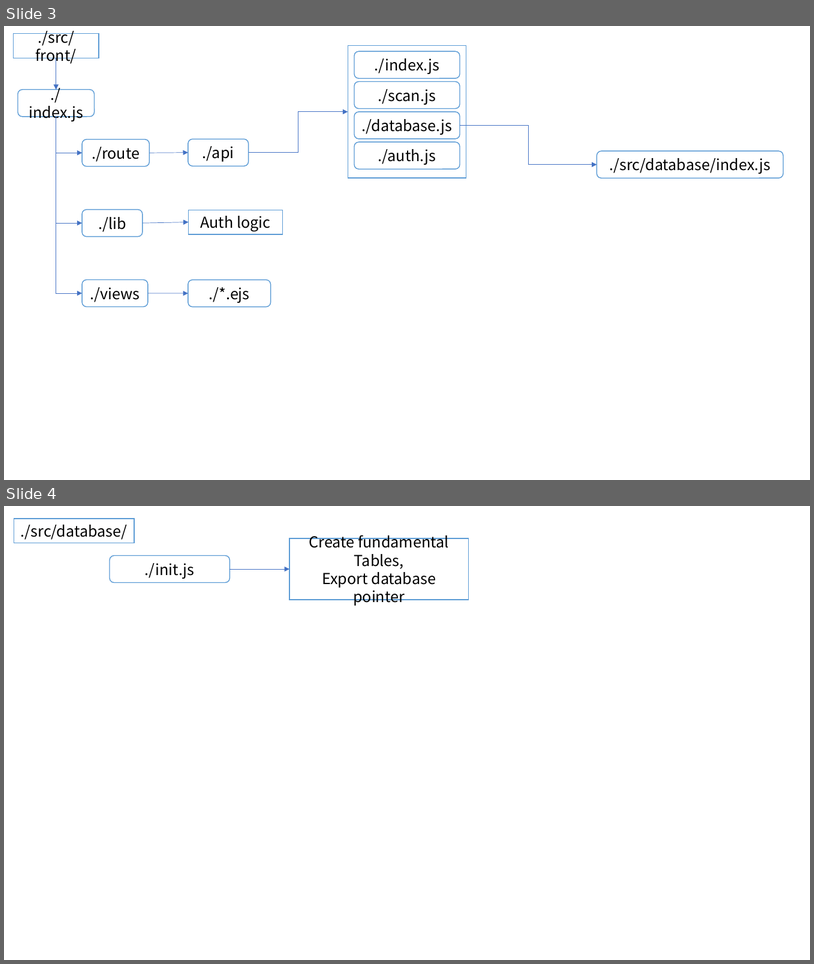
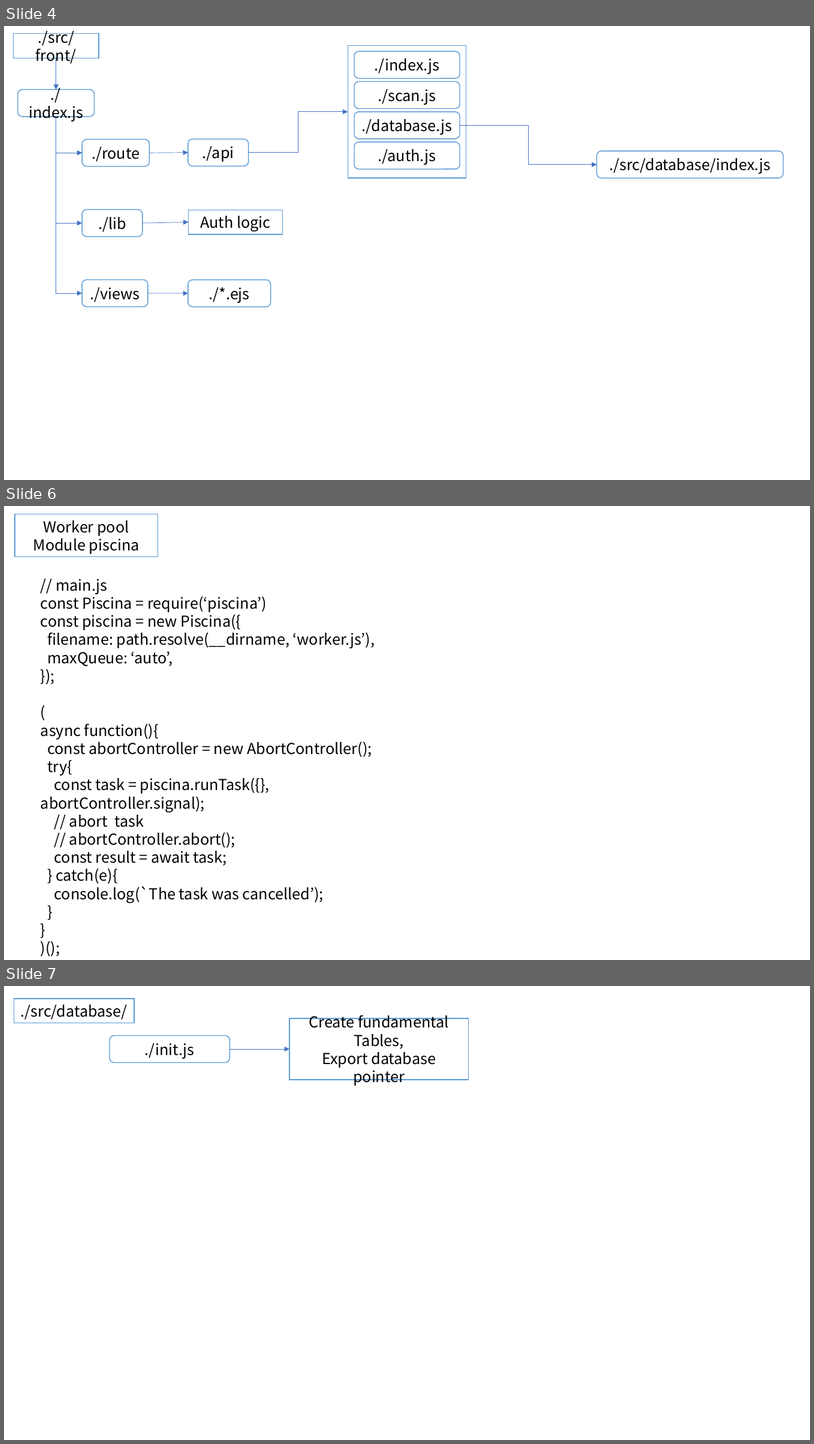
Before and after one commit to drowsy-probius/bookshelf, a slide deck: bookshelf.index.pptx. Shown one above the other, each under a label of ours: slides 3 and 4 before the commit, slides 4, 6 and 7 after it; the slides between them are not shown. The pictures are 814x964 and 814x1444 pixels, drawn with LibreOffice and Linux fonts; fonts in the diff are those of the drawing. Boxes give left, top, right and bottom in pixels: in the first picture for what was removed or moved away, otherwise in the second. Text is boxed around its words. In the diff, an @@ line names an element or a change of style, - is before the commit and + after.

```diff
--- a/bookshelf.index.pptx
+++ b/bookshelf.index.pptx
@@ slide 6 added at (4,506,810,960), background #FFFFFF @@
@@ rectangle added at (15,514,158,557), fill #FFFFFF, outline #5B9BD5 1 pt, 18 pt, text #000000 @@
+Worker pool Module piscina
@@ text added at (41,579,375,903), 18 pt, text #000000 @@
+// main.js
+const Piscina = require(‘piscina’)
+const piscina = new Piscina({
+filename: path.resolve(__dirname, ‘worker.js’),
+maxQueue: ‘auto’,
+});
+(
+async function(){
+const abortController = new AbortController();
+try{
+const task = piscina.runTask({}, abortController.signal);
+// abort task
+// abortController.abort();
+const result = await task;
+} catch(e){
+console.log(`The task was cancelled’);
+}
+}
+)();
@@ what was slide 3 is now slide 4 @@
@@ what was slide 4 is now slide 7 @@
```
Also in this commit, not shown: 1 other slide added, 11 other files.
